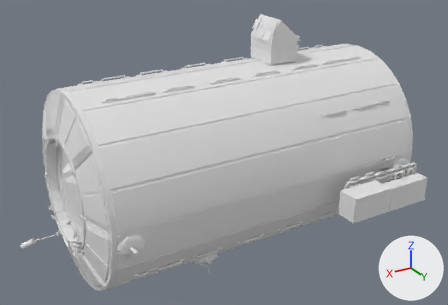
A saved change to the FBX model Mesh/iss_destiny.fbx.
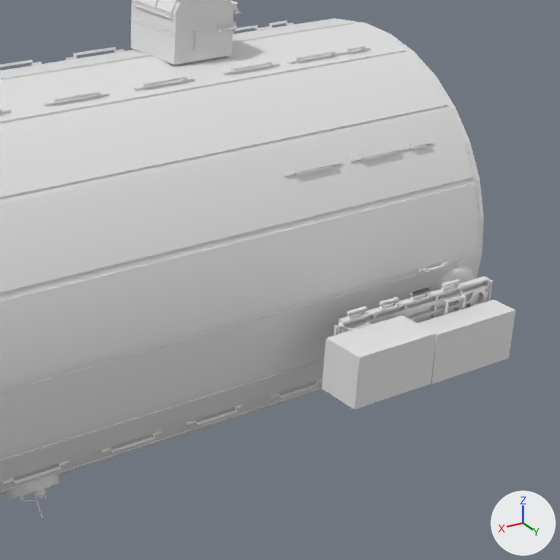
Old and new are each drawn whole from a 50 mm lens placed at (4.52, 7.91, 4.15), pointed at (-0.22, 0.01, 0.2) and again close up on the part from 43% to 100% of the width and 11% to 96% of the height. Arrows for +X, +Y and +Z are at lower right; the lights stay in place. Where no turn or scale is listed for an object, it has been applied to the vertices.

Names of what the first close-up shows: 'Destiny', 'ESP1', 'TrussMount', 'col.001', 'col.002', 'handles.001'.
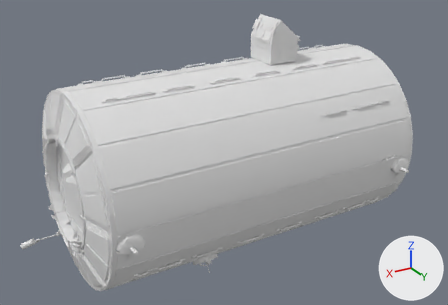
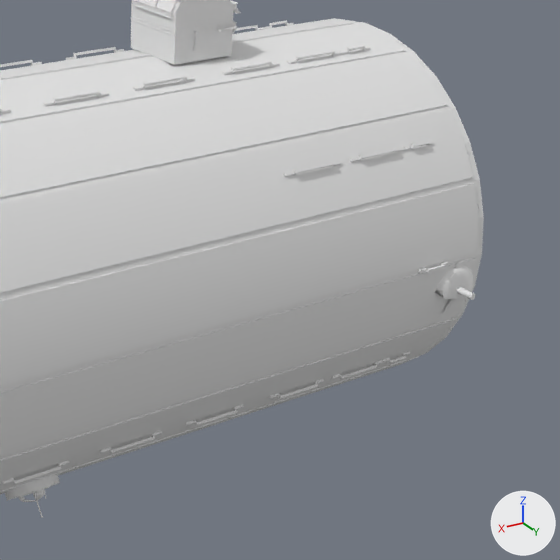
Pixel boxes [x1, y1, x2, y2] of what changed, in the close-ups (560 x 560 px):
'ESP1', moved (not visible afterwards)
    before: [322, 276, 516, 410]

The change, as a list of edits to the scene's bpy script:
```text
Change ob_esp1:
    ob_esp1.location: (-2.045, 1.702, -0.062) -> (0.0, 0.0, 0.0)
```
